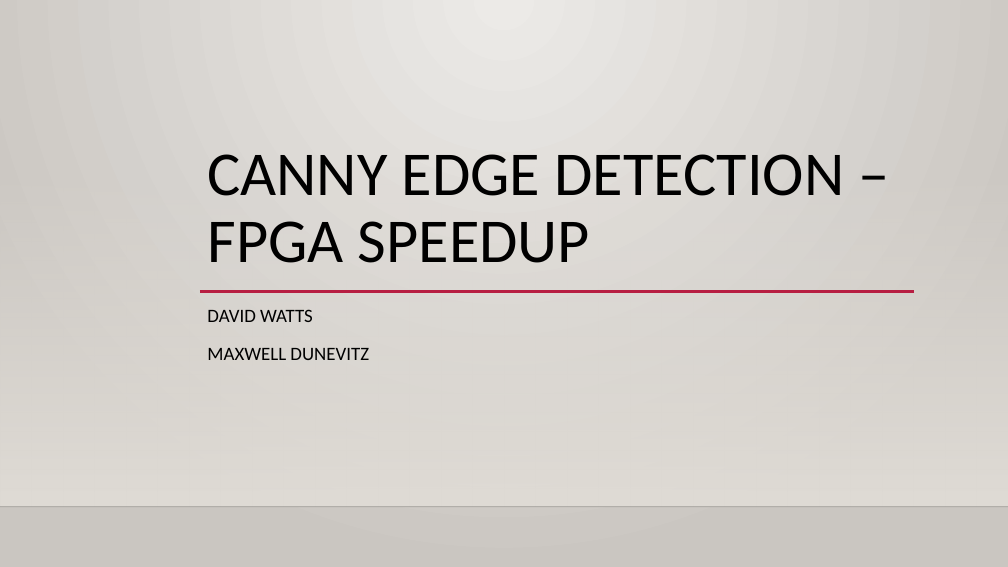
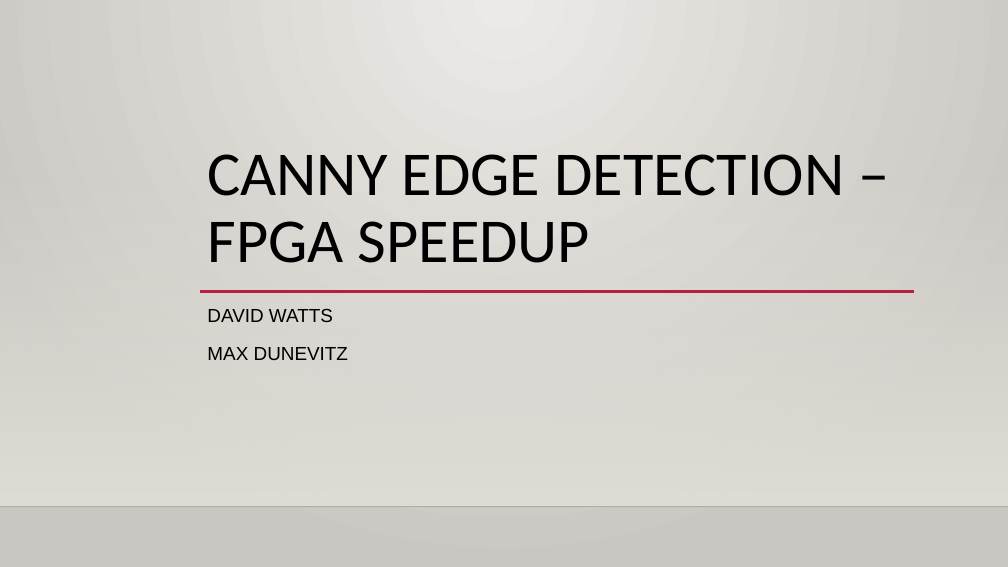
Before and after one commit to Maximus32/Reconfig-Canny, a slide deck: slide 1 of Deliverables/Canny edge detection – fpga speedup.pptx. Drawn at 1008x567 pixels with LibreOffice and Linux fonts; fonts in the diff are those of the drawing; background and template pictures are left out. Boxes give left, top, right and bottom in pixels: in the first picture for what was removed or moved away, otherwise in the second. Text is boxed around its words. In the diff, an @@ line names an element or a change of style, - is before the commit and + after.

```diff
--- a/Deliverables/Canny edge detection – fpga speedup.pptx
+++ b/Deliverables/Canny edge detection – fpga speedup.pptx
@@ subtitle at (x1=207, y1=308, x2=333, y2=322): font Calibri to Arial in "DAVID WATTS" @@
@@ subtitle at (x1=207, y1=347, x2=348, y2=360): text changed; font Calibri to Arial @@
-MAXWELL DUNEVITZ
+MAX DUNEVITZ
```
Also in this commit, not shown: 4 other slides changed, 3 slides added.
